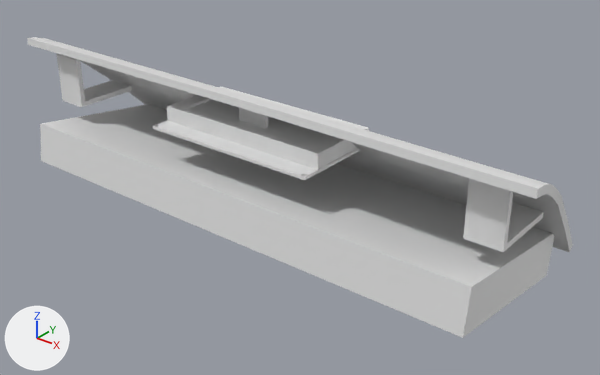
Renders of the Blender file BluetoothController/LCDPanel.blend from each side of a commit.
Before and after are seen from a 50 mm camera at (0.254, -0.29, 0.152) aimed at (0.015, 0.009, -0.033). Arrows for +X, +Y and +Z are at lower left; the lights stay in place.

The first picture shows 'Dash Blocking Elements', 'Dash Estimate', 'LCD'.
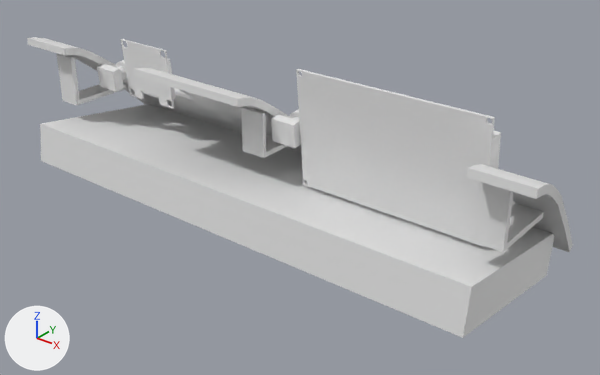
Changed parts and their boxes (x1, y1, x2, y2) in the pictures (600 x 375 px; the box of a moved part takes in the faces that stretch with it):
'LCD', moved, turned
    before: (153, 86, 369, 180)
    after: (296, 69, 501, 247)
'Dash Estimate', hidden
    before: (27, 37, 573, 252)
'Dash Estimate Cut', added
    after: (27, 37, 573, 252)
'OLED', moved, turned (not visible before)
    after: (121, 39, 175, 109)
'Dial 1', added
    after: (271, 109, 301, 148)
'Dial 2', added
    after: (97, 60, 128, 92)
part 1 of me_cube_003, moved or reshaped
    both: (57, 54, 543, 252)
part 2 of me_cube_003, moved or reshaped
    before: (239, 108, 268, 128)
    after: (241, 107, 287, 158)

What changed in the scene script:
```text
Change me_cube_003:
    where me_cube_003.from_pydata(...)  # 40 vertices, 30 faces; spans x 0.0..0.1395, y -0.0404..0.0449, z -0.0552..0.014
    used by ob_dash_blocking_elements; location = (0.0, 0.0, 0.0)
    before: 0 (0.1218, -0.0185, -0.014) at pixel (463, 238), 1 (0.1218, -0.0185, 0.014), 2 (0.1218, 0.0185, -0.014), 6 (0.1218, -0.0159, -0.014), 7 (0.1218, -0.0159, 0.014)
    before: 10 (0.1218, -0.0185, -0.0112) at pixel (463, 232), 11 (0.1218, 0.0185, -0.0112), 15 (0.1218, -0.0159, -0.0112)
    before: 16 (0.0085, -0.0092, -0.0132), 25 (0.0085, -0.0092, 0.0098) at pixel (265, 114), 26 (0.0085, 0.0212, -0.0132), 27 (0.0085, -0.0071, -0.0132), 28 (0.0085, -0.0071, 0.0098)
    before: 29 (0.0085, 0.0212, -0.0109), 30 (0.0085, -0.0092, -0.0109), 31 (0.0085, -0.0071, -0.0109)
    me_cube_003 part 1
    add for i in [0, 1, 2, 6, 7, 10, 11, 15]: me_cube_003.vertices[i].co += Vector((0.0048, 0.0, 0.0))
    me_cube_003 part 2
    add for i in [16, *range(25, 32)]: me_cube_003.vertices[i].co += Vector((-0.0017, 0.0, 0.0))
Add me_cube_005:
    me_cube_005.from_pydata(...)  # 136 vertices, 98 faces; spans x -0.154..0.154, y -0.03..0.062, z -0.049..0.023
Add me_cube_002:
    me_cube_002.from_pydata(...)  # 104 vertices, 80 faces; spans x -0.0069..0.0069, y -0.0063..0.0063, z -0.0028..0.0259
Change ob_lcd:
    ob_lcd.location: (0.0, 0.0, 0.0) -> (0.0746, 0.0011, 0.0054)
    ob_lcd.rotation_euler: (0.0, 0.0, 0.0) -> (-1.484, 0.0, 0.0)  # degrees (0, 0, 0) -> degrees (-85, 0, 0)
Change ob_dash_estimate:
    add ob_dash_estimate.hide_set(True)
Change ob_oled:
    ob_oled.location: (0.0, 0.0, 0.0) -> (-0.0851, 0.0004, 0.0087)
    ob_oled.rotation_euler: (0.0, 0.0, 0.0) -> (-1.484, 0.0, 0.0)  # degrees (0, 0, 0) -> degrees (-85, 0, 0)
Add ob_dash_estimate_cut:
    ob_dash_estimate_cut = bpy.data.objects.new('Dash Estimate Cut', me_cube_005)
    ob_dash_estimate_cut.location = (0.0, 0.0, 0.0)
Add ob_dial_2:
    ob_dial_2 = bpy.data.objects.new('Dial 2', me_cube_002)
    ob_dial_2.location = (-0.112, -0.004, 0.0019)
    ob_dial_2.rotation_euler = (-1.484, 0.0, 0.0)  # degrees (-85, 0, 0)
Add ob_dial_1:
    ob_dial_1 = bpy.data.objects.new('Dial 1', me_cube_002.copy())
    ob_dial_1.location = (0.0174, -0.004, 0.0019)
    ob_dial_1.rotation_euler = (-1.484, 0.0, 0.0)  # degrees (-85, 0, 0)
```
